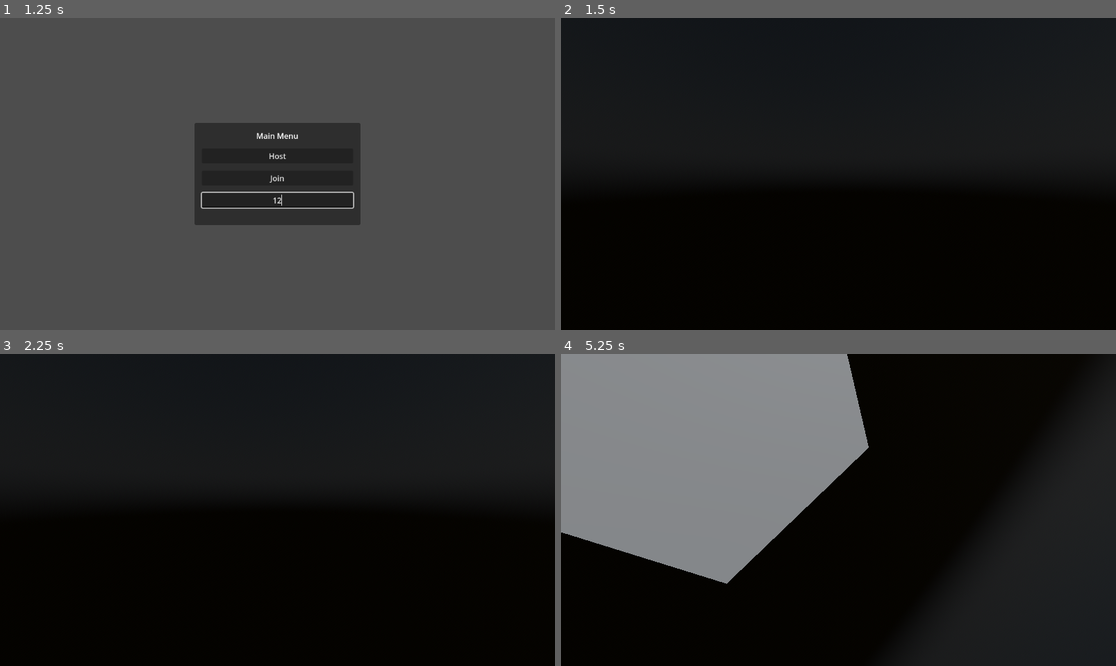
Above: before the commit, frames 1-4 (two rows, left to right).
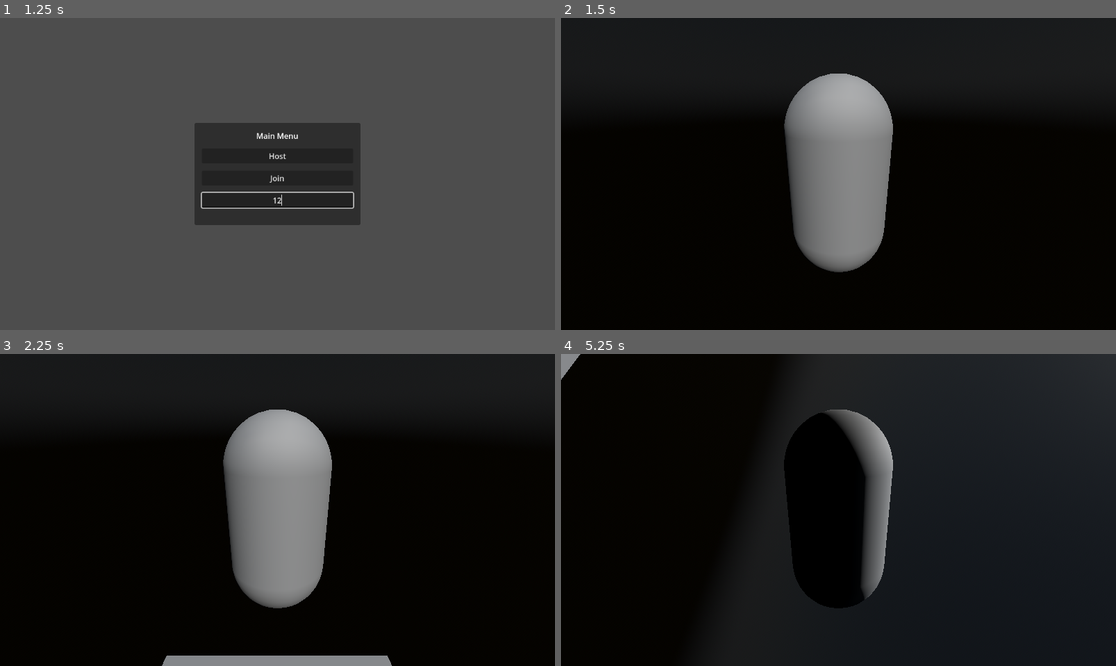
Above: after the commit, the same moments.

Repository: McCaffeteria/Dynamic-Space-Ships
Game: Godot game, scene res://Scenes/Main.tscn
Two runs of this game, one before a commit and one after it. Both use one fixed random seed, a clock stepped at 60 frames per second and the inputs below.
Inputs (mouse positions are in pixels of both pictures, inside the frame that each line leads up to):
- Up to frame 1 (1.25 s): click (277, 198) at 0.52 s; type "12" at 0.6 s
- Up to frame 2 (1.5 s): click "Host" at 1.25 s
- Up to frame 3 (2.25 s): tap Enter at 2 s; hold D (move_right) from 2.03 s (still down); hold Down (look_down) from 2.03 s (still down)
- Up to frame 4 (5.25 s): tap Left (look_left) at 2.3, 2.85 s; release D (move_right) at 2.78 s; release Down (look_down) at 2.78 s; hold S (move_backward) 2.78-3.53 s; tap Right (look_right) at 3.05 s; hold D (move_right) 3.53-4.28 s; hold Right (look_right) 3.53-4.28 s; tap Up (look_up) at 3.8, 4.35 s; hold W (move_forward) 4.28-5.03 s; tap C (change_camera, bound only after the commit) at 4.55, 5.1 s; hold A (move_left) from 5.03 s (still down)

Frame 1 is identical in both runs. In frame 2, 19% of the frame differs, in the area x 0-100%, y 17-82%; in frame 3, 21%; in frame 4, 61%, in the area x 0-100%, y 0-100%.

Commit message:
Added basic Flight Assist toggle

Diff:
--- a/Prototypes/Dynamic Gravity Prototype v01/Scenes/Main.tscn
+++ b/Prototypes/Dynamic Gravity Prototype v01/Scenes/Main.tscn
@@ -170,7 +170,7 @@
 transform = Transform3D(1, 0, 0, 0, 1, 0, 0, 0, 1, 0, 25, 50)
 
 [node name="MultiplayerSpawner" type="MultiplayerSpawner" parent="."]
-_spawnable_scenes = PackedStringArray("res://Scenes/Player.tscn", "res://Scenes/PlayerStupid.tscn")
+_spawnable_scenes = PackedStringArray("res://Scenes/Player.tscn")
 spawn_path = NodePath("..")
 
 [connection signal="pressed" from="CanvasLayer/MainMenu/MarginContainer/VBoxContainer/HostButton" to="." method="_on_host_button_pressed"]
--- a/Prototypes/Dynamic Gravity Prototype v01/Scenes/Player.tscn
+++ b/Prototypes/Dynamic Gravity Prototype v01/Scenes/Player.tscn
@@ -21,7 +21,6 @@
 properties/3/sync = true
 
 [node name="RigidBody3D" type="RigidBody3D"]
-transform = Transform3D(1, 0, 0, 0, 1, 0, 0, 0, 1, 0, 0, 0)
 mass = 80.0
 gravity_scale = 0.0
 script = ExtResource("1_3yuwh")
@@ -34,7 +33,10 @@
 mesh = SubResource("CapsuleMesh_uprxv")
 skeleton = NodePath("")
 
-[node name="Camera3D" type="Camera3D" parent="."]
+[node name="CameraFirstPerson" type="Camera3D" parent="."]
+
+[node name="CameraThirdPerson" type="Camera3D" parent="."]
+transform = Transform3D(1, 0, 0, 0, 0.940881, 0.338738, 0, -0.338738, 0.940881, 0, 0.279, 1.951)
 
 [node name="MultiplayerSynchronizer" type="MultiplayerSynchronizer" parent="."]
 replication_config = SubResource("SceneReplicationConfig_8f403")
--- a/Prototypes/Dynamic Gravity Prototype v01/Scenes/PlayerStupid.tscn
+++ /dev/null
@@ -1,98 +0,0 @@
-[gd_scene load_steps=5 format=3 uid="uid://io2dk4jogxmh"]
-
-[sub_resource type="GDScript" id="GDScript_g46d8"]
-script/source = "extends RigidBody3D
-
-@onready var camera = $Camera3D
-
-var move_speed = 3 #meters per second, average walking speed is 1.4
-var look_speed = 1.5 #radians
-var multiplier = 100
-
-var input_dir = Vector3.ZERO
-var output_dir_basis = Basis()
-var output_dir = Vector3.ZERO
-var input_rot = Vector3.ZERO
-var output_rot_basis = Basis()
-var output_rot = Vector3.ZERO
-
-func _enter_tree():
-	set_multiplayer_authority(str(name).to_int())
-
-func _ready():
-	if not is_multiplayer_authority(): return
-
-	camera.current = true
-
-func _physics_process(delta):
-	if not is_multiplayer_authority(): return
-
-	apply_central_force(get_node(\"..\").calc_grav(self))
-
-	#Local refference
-	input_dir = Vector3.ZERO
-	input_rot = Vector3.ZERO
-	input_dir.x -= Input.get_action_strength(\"move_left\")
-	input_dir.x += Input.get_action_strength(\"move_right\")
-	input_dir.y -= Input.get_action_strength(\"move_down\")
-	input_dir.y += Input.get_action_strength(\"move_up\")
-	input_dir.z -= Input.get_action_strength(\"move_forward\")
-	input_dir.z += Input.get_action_strength(\"move_backward\")
-	input_dir = input_dir * move_speed * multiplier
-	input_rot.x -= Input.get_action_strength(\"look_down\")
-	input_rot.x += Input.get_action_strength(\"look_up\")
-	input_rot.y -= Input.get_action_strength(\"look_right\")
-	input_rot.y += Input.get_action_strength(\"look_left\")
-	input_rot.z -= Input.get_action_strength(\"roll_right\")
-	input_rot.z += Input.get_action_strength(\"roll_left\")
-	input_rot = input_rot * look_speed * multiplier
-
-	output_dir_basis.x = input_dir.x * transform.basis.x
-	output_dir_basis.y = input_dir.y * transform.basis.y
-	output_dir_basis.z = input_dir.z * transform.basis.z
-	output_dir = output_dir_basis.x + output_dir_basis.y + output_dir_basis.z
-	output_rot_basis.x = input_rot.x * transform.basis.x
-	output_rot_basis.y = input_rot.y * transform.basis.y
-	output_rot_basis.z = input_rot.z * transform.basis.z
-	output_rot = output_rot_basis.x + output_rot_basis.y + output_rot_basis.z
-
-	#parent refference
-	apply_central_force(output_dir)
-	apply_torque(output_rot)
-"
-
-[sub_resource type="CapsuleShape3D" id="CapsuleShape3D_f73jh"]
-
-[sub_resource type="CapsuleMesh" id="CapsuleMesh_uprxv"]
-
-[sub_resource type="SceneReplicationConfig" id="SceneReplicationConfig_8f403"]
-properties/0/path = NodePath(".:position")
-properties/0/spawn = true
-properties/0/sync = true
-properties/1/path = NodePath(".:rotation")
-properties/1/spawn = true
-properties/1/sync = true
-properties/2/path = NodePath(".:linear_velocity")
-properties/2/spawn = true
-properties/2/sync = true
-properties/3/path = NodePath(".:angular_velocity")
-properties/3/spawn = true
-properties/3/sync = true
-
-[node name="RigidBody3D" type="RigidBody3D"]
-mass = 80.0
-gravity_scale = 0.0
-script = SubResource("GDScript_g46d8")
-
-[node name="CollisionShape3D" type="CollisionShape3D" parent="."]
-transform = Transform3D(1, 0, 0, 0, 1, 0, 0, 0, 1, 0, -0.5, 0)
-shape = SubResource("CapsuleShape3D_f73jh")
-
-[node name="MeshInstance3D" type="MeshInstance3D" parent="CollisionShape3D"]
-mesh = SubResource("CapsuleMesh_uprxv")
-skeleton = NodePath("")
-
-[node name="Camera3D" type="Camera3D" parent="."]
-
-[node name="MultiplayerSynchronizer" type="MultiplayerSynchronizer" parent="."]
-replication_config = SubResource("SceneReplicationConfig_8f403")
--- a/Prototypes/Dynamic Gravity Prototype v01/Scripts/Main.gd
+++ b/Prototypes/Dynamic Gravity Prototype v01/Scripts/Main.gd
@@ -4,7 +4,6 @@
 @onready var address_entry = $CanvasLayer/MainMenu/MarginContainer/VBoxContainer/AdressEntry
 
 const Player = preload("res://Scenes/Player.tscn")
-const PlayerStupid = preload("res://Scenes/PlayerStupid.tscn")
 const PORT = 9999
 var enet_peer = ENetMultiplayerPeer.new()
 
@@ -16,7 +15,6 @@
 # Called when the node enters the scene tree for the first time.
 func _ready():
 	init_grav()
-
 
 # Called every frame. 'delta' is the elapsed time since the previous frame.
 func _process(delta):
--- a/Prototypes/Dynamic Gravity Prototype v01/Scripts/Player.gd
+++ b/Prototypes/Dynamic Gravity Prototype v01/Scripts/Player.gd
@@ -1,10 +1,11 @@
 extends RigidBody3D
 
-@onready var camera = $Camera3D
+@onready var camera_first_person = $CameraFirstPerson
+@onready var camera_third_person = $CameraThirdPerson
 
 var move_speed = 3 #meters per second, average walking speed is 1.4
 var look_speed = 1.5 #radians
-var multiplier = 100
+var input_multiplier = 100
 
 var input_dir = Vector3.ZERO
 var output_dir_basis = Basis()
@@ -13,6 +14,11 @@
 var output_rot_basis = Basis()
 var output_rot = Vector3.ZERO
 
+var current_gravity = Vector3.ZERO
+var flight_assist = false
+var max_flight_assist_force = input_multiplier * move_speed
+var max_flight_assist_torque = input_multiplier * look_speed
+
 func _enter_tree():
 	set_multiplayer_authority(str(name).to_int())
 	self.position = get_node("../PlayerSpawnLocation").position
@@ -20,13 +26,49 @@
 func _ready():
 	if not is_multiplayer_authority(): return
 
-	camera.current = true
+	camera_third_person.current = true
+
+func _process(delta):
+	if Input.is_action_just_pressed("change_camera"):
+		toggle_camera()
+
+	if Input.is_action_just_pressed("toggle_flight_assist"):
+		toggle_flight_assist()
 
 func _physics_process(delta):
 	if not is_multiplayer_authority(): return
 
-	apply_central_force(get_node("..").calc_grav(self))
+	current_gravity = get_node("..").calc_grav(self)
+	apply_central_force(current_gravity)
 
+	collect_input()
+
+	local_to_parent_input()
+
+	if flight_assist == true:
+		calc_flight_assist()
+
+	#parent refference
+	apply_central_force(output_dir)
+	apply_torque(output_rot)
+
+func toggle_camera():
+	if camera_first_person.current == true:
+		camera_third_person.current = true
+		camera_first_person.current = false
+	else:
+		camera_first_person.current = true
+		camera_third_person.current = false
+
+func toggle_flight_assist():
+	if flight_assist == true:
+		flight_assist = false
+		print("Flight assst off.")
+	else:
+		flight_assist = true
+		print("Flight assst on.")
+
+func collect_input():
 	#Local refference
 	input_dir = Vector3.ZERO
 	input_rot = Vector3.ZERO
@@ -36,15 +78,17 @@
 	input_dir.y += Input.get_action_strength("move_up")
 	input_dir.z -= Input.get_action_strength("move_forward")
 	input_dir.z += Input.get_action_strength("move_backward")
-	input_dir = input_dir * move_speed * multiplier
+	input_dir = input_dir * move_speed * input_multiplier
 	input_rot.x -= Input.get_action_strength("look_down")
 	input_rot.x += Input.get_action_strength("look_up")
 	input_rot.y -= Input.get_action_strength("look_right")
 	input_rot.y += Input.get_action_strength("look_left")
 	input_rot.z -= Input.get_action_strength("roll_right")
 	input_rot.z += Input.get_action_strength("roll_left")
-	input_rot = input_rot * look_speed * multiplier
+	input_rot = input_rot * look_speed * input_multiplier
 
+func local_to_parent_input():
+	#Converts from local to parent space
 	output_dir_basis.x = input_dir.x * transform.basis.x
 	output_dir_basis.y = input_dir.y * transform.basis.y
 	output_dir_basis.z = input_dir.z * transform.basis.z
@@ -54,6 +98,11 @@
 	output_rot_basis.z = input_rot.z * transform.basis.z
 	output_rot = output_rot_basis.x + output_rot_basis.y + output_rot_basis.z
 
-	#parent refference
-	apply_central_force(output_dir)
-	apply_torque(output_rot)
+func calc_flight_assist():
+	output_dir = output_dir - current_gravity - (self.linear_velocity * 60)
+	if output_dir.length() > max_flight_assist_force:
+		output_dir = output_dir.limit_length(max_flight_assist_force)
+
+	output_rot = output_rot - (self.angular_velocity * 60)
+	if output_rot.length() > max_flight_assist_torque:
+		output_rot = output_rot.limit_length(max_flight_assist_torque)
--- a/Prototypes/Dynamic Gravity Prototype v01/project.godot
+++ b/Prototypes/Dynamic Gravity Prototype v01/project.godot
@@ -89,3 +89,29 @@
 , Object(InputEventKey,"resource_local_to_scene":false,"resource_name":"","device":-1,"window_id":0,"alt_pressed":false,"shift_pressed":false,"ctrl_pressed":false,"meta_pressed":false,"pressed":false,"keycode":0,"physical_keycode":69,"key_label":0,"unicode":101,"echo":false,"script":null)
 ]
 }
+change_camera={
+"deadzone": 0.5,
+"events": [Object(InputEventJoypadButton,"resource_local_to_scene":false,"resource_name":"","device":-1,"button_index":4,"pressure":0.0,"pressed":true,"script":null)
+, Object(InputEventKey,"resource_local_to_scene":false,"resource_name":"","device":-1,"window_id":0,"alt_pressed":false,"shift_pressed":false,"ctrl_pressed":false,"meta_pressed":false,"pressed":false,"keycode":0,"physical_keycode":67,"key_label":0,"unicode":99,"echo":false,"script":null)
+]
+}
+toggle_flight_assist={
+"deadzone": 0.5,
+"events": [Object(InputEventJoypadButton,"resource_local_to_scene":false,"resource_name":"","device":-1,"button_index":14,"pressure":0.0,"pressed":true,"script":null)
+, Object(InputEventKey,"resource_local_to_scene":false,"resource_name":"","device":-1,"window_id":0,"alt_pressed":false,"shift_pressed":false,"ctrl_pressed":false,"meta_pressed":false,"pressed":false,"keycode":0,"physical_keycode":70,"key_label":0,"unicode":102,"echo":false,"script":null)
+]
+}
+
+[layer_names]
+
+3d_physics/layer_1="World"
+3d_physics/layer_2="Player Main"
+3d_physics/layer_3="Player Bones"
+
+[physics]
+
+3d/default_gravity_vector=Vector3(0, 0, 0)
+3d/default_linear_damp=0.0
+3d/default_angular_damp=0.0
+3d/sleep_threshold_linear=0.0
+3d/sleep_threshold_angular=0.0
Not shown: 1 places in Prototypes/Dynamic Gravity Prototype v01/Scenes/Player.tscn that only renumber resources
